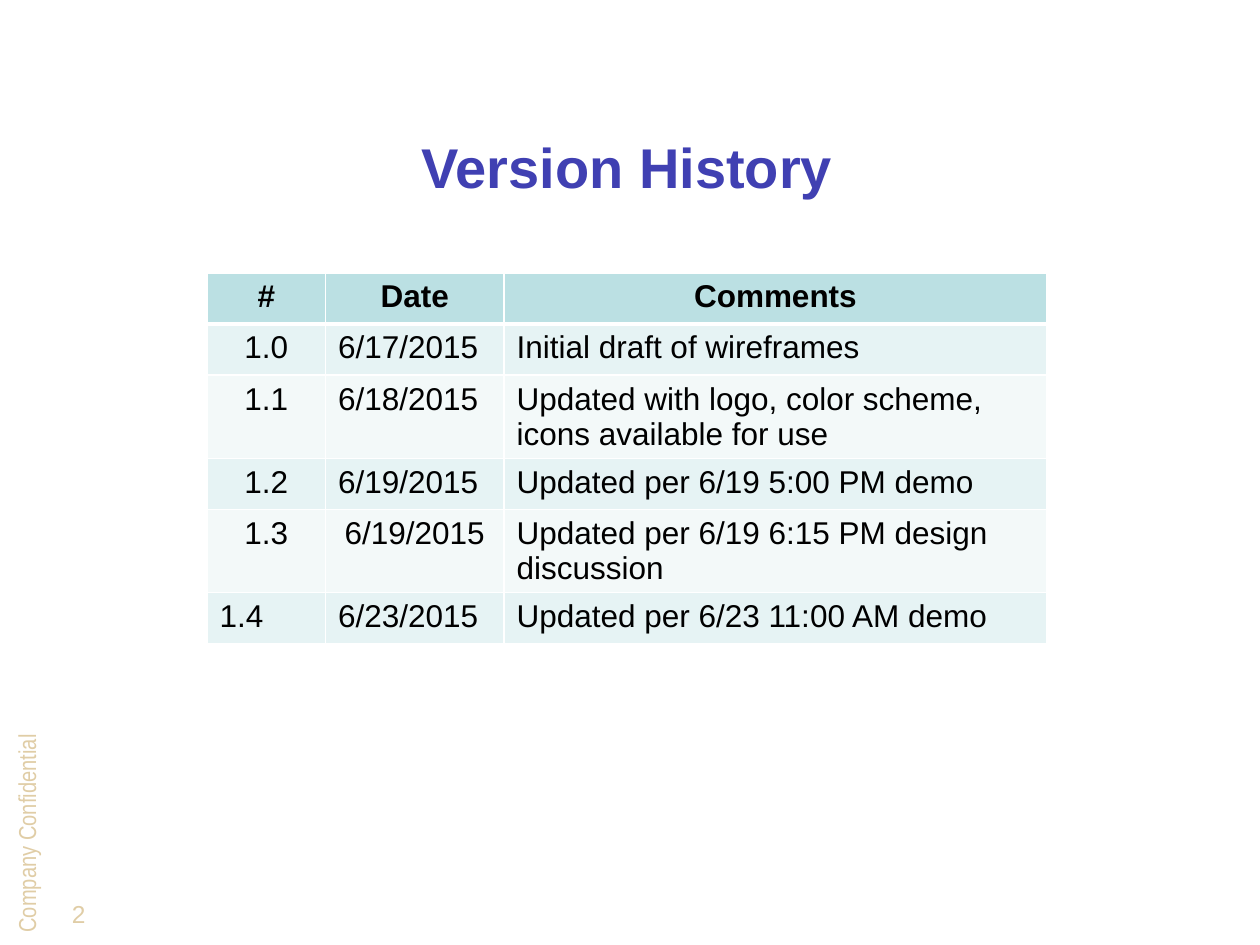
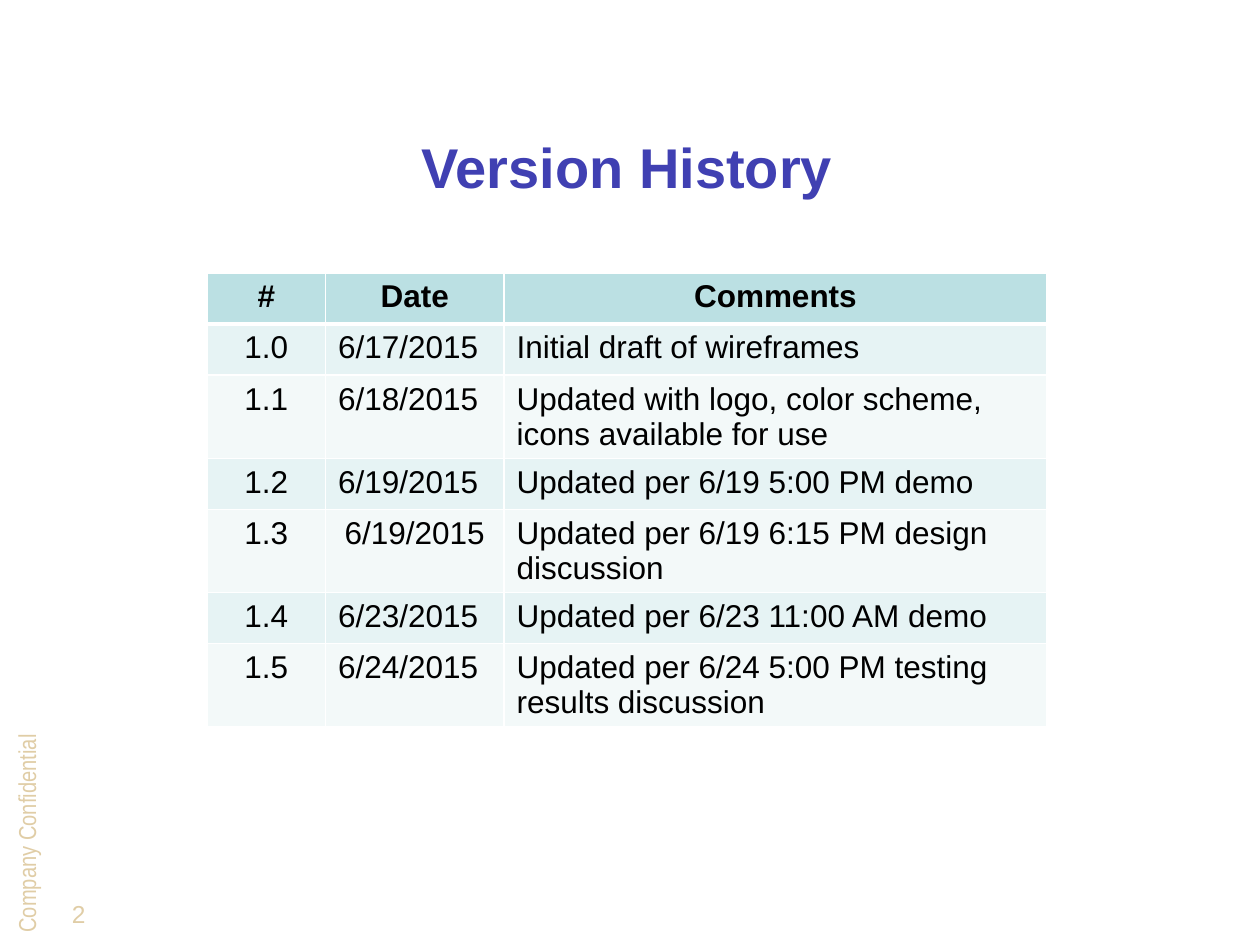
Before and after one commit to DevTechnology/DRIC, a slide deck: slide 2 of Documentation/Design/Wireframes/DRIC wireframes.pptx. Drawn at 1260x945 pixels with LibreOffice and Linux fonts; fonts in the diff are those of the drawing; background and template pictures are left out. Boxes give left, top, right and bottom in pixels: in the first picture for what was removed or moved away, otherwise in the second. Text is boxed around its words. In the diff, an @@ line names an element or a change of style, - is before the commit and + after.

Commit message:
updated wireframes based on feedback from product review. Updated JIRA artifact screenshots. Added new Documentation/Testing/ path with some testing results

```diff
--- a/Documentation/Design/Wireframes/DRIC wireframes.pptx
+++ b/Documentation/Design/Wireframes/DRIC wireframes.pptx
@@ table at [207, 273, 1047, 742] @@
+row 7: 1.5 | 6/24/2015 | Updated per 6/24 5:00 PM testing results discussion
```
Also in this commit, not shown: 3 other slides changed, 6 other files.
